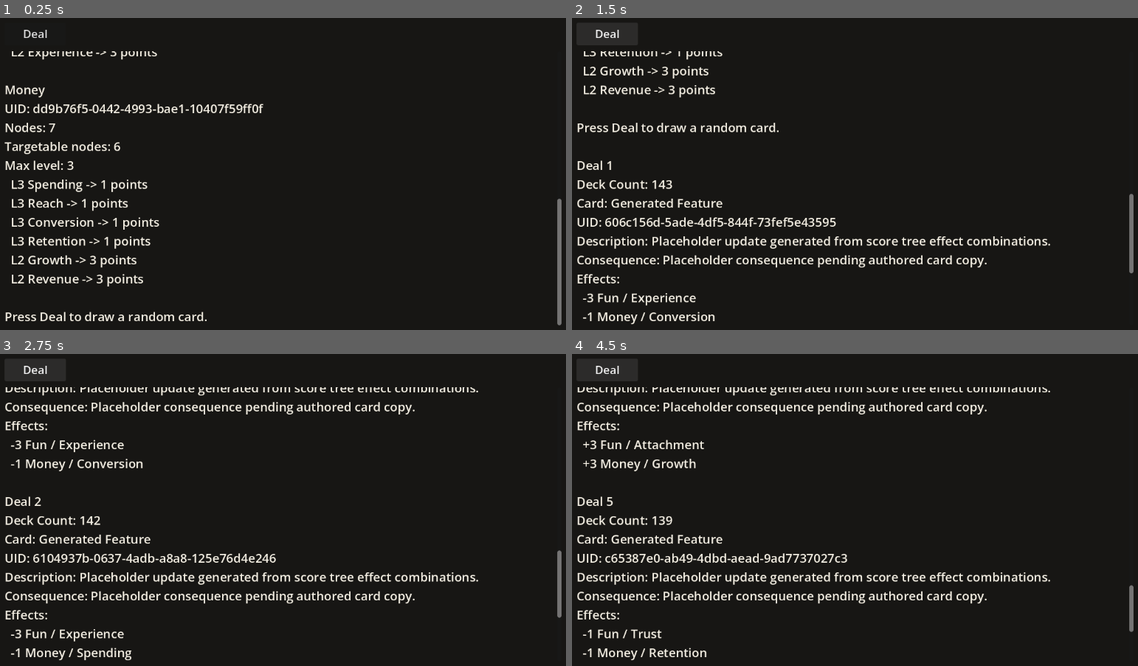
Above: before the commit, frames 1-4 (two rows, left to right).
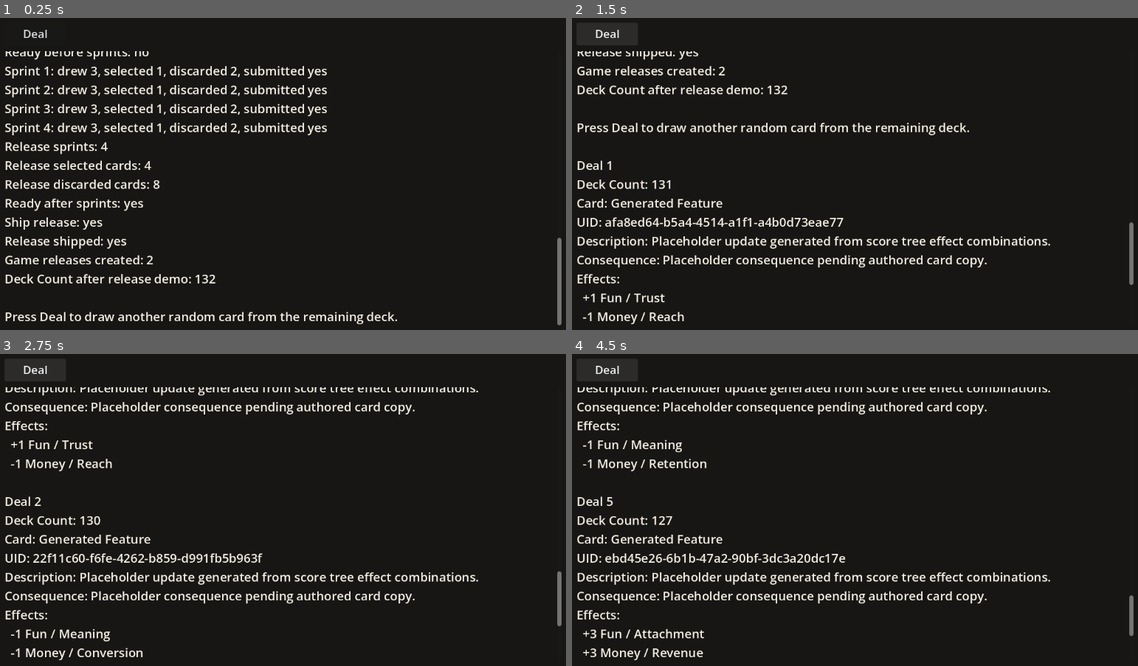
Above: after the commit, the same moments.

Repository: Josephblt/patch-notes
Game: Godot game, scene res://scenes/test_scene.tscn
Same seed, same stepped clock (60 frames per second), same inputs: the game is played once before the commit and once after it.
Inputs:
- Up to frame 1 (0.25 s): no input
- Up to frame 2 (1.5 s): click "Deal" at 0.5 s; click "Deal" at 1.25 s
- Up to frame 3 (2.75 s): click "Deal" at 2 s
- Up to frame 4 (4.5 s): tap Enter at 2.75, 4.25 s; tap Space at 3.5 s

The runs differ from the first frame. In frame 1, 7.9% of the frame differs, in the area x 0-100%, y 10-99%; in frame 2, 3.4%; in frame 3, 1.9%; in frame 4, 2.4%.

Commit message:
Add game run lifecycle model
Closes #15

Diff:
--- /dev/null
+++ b/src/scripts/models/lifecycle/game_run.gd
@@ -0,0 +1,63 @@
+class_name GameRun
+extends RefCounted
+
+
+const RELEASE_COUNT: int = 4
+const CARDS_PER_SPRINT: int = 3
+
+var _feature_deck: FeatureDeck
+var _releases: Array[Release]
+var _current_release: Release
+
+
+func _init(run_feature_deck: FeatureDeck) -> void:
+	_feature_deck = run_feature_deck
+	_releases = []
+	_current_release = Release.new(1)
+	_releases.append(_current_release)
+
+
+func get_current_release() -> Release:
+	return _current_release
+
+
+func get_release_count() -> int:
+	return _releases.size()
+
+
+func start_sprint() -> Sprint:
+	if _current_release == null or _current_release.is_ready_to_ship():
+		return null
+
+	if _feature_deck == null or _feature_deck.get_size() < CARDS_PER_SPRINT:
+		return null
+
+	var sprint_cards: Array[FeatureCard] = []
+
+	for _card_index: int in range(CARDS_PER_SPRINT):
+		sprint_cards.append(_feature_deck.draw())
+
+	return Sprint.new(_current_release.get_sprint_count() + 1, sprint_cards)
+
+
+func submit_sprint(sprint: Sprint) -> bool:
+	if sprint == null or _current_release == null or _current_release.is_ready_to_ship():
+		return false
+
+	if not sprint.is_submitted():
+		sprint.submit()
+
+	return _current_release.add_sprint(sprint)
+
+
+func ship_current_release() -> bool:
+	if _current_release == null or not _current_release.ship():
+		return false
+
+	if _releases.size() == RELEASE_COUNT:
+		_current_release = null
+		return true
+
+	_current_release = Release.new(_releases.size() + 1)
+	_releases.append(_current_release)
+	return true
--- a/src/scripts/models/lifecycle/release.gd
+++ b/src/scripts/models/lifecycle/release.gd
@@ -19,6 +19,10 @@
 	return _number
 
 
+func get_sprint_count() -> int:
+	return _sprints.size()
+
+
 func is_ready_to_ship() -> bool:
 	if _sprints.size() != SPRINT_COUNT:
 		return false
@@ -32,6 +36,24 @@
 
 func is_shipped() -> bool:
 	return _shipped
+
+
+func get_selected_card_count() -> int:
+	var selected_card_count: int = 0
+
+	for sprint: Sprint in _sprints:
+		selected_card_count += sprint.get_selected_card_count()
+
+	return selected_card_count
+
+
+func get_discarded_card_count() -> int:
+	var discarded_card_count: int = 0
+
+	for sprint: Sprint in _sprints:
+		discarded_card_count += sprint.get_discarded_card_count()
+
+	return discarded_card_count
 
 
 func add_sprint(sprint: Sprint) -> bool:
--- a/src/scripts/models/lifecycle/sprint.gd
+++ b/src/scripts/models/lifecycle/sprint.gd
@@ -46,24 +46,12 @@
 	return true
 
 
-func get_selected_cards() -> Array[FeatureCard]:
-	var selected_cards: Array[FeatureCard] = []
-
-	for feature_card: FeatureCard in _feature_cards:
-		if _is_card_selected(feature_card.get_uid()):
-			selected_cards.append(feature_card)
-
-	return selected_cards
+func get_selected_card_count() -> int:
+	return _selected_card_uids.size()
 
 
-func get_discarded_cards() -> Array[FeatureCard]:
-	var discarded_cards: Array[FeatureCard] = []
-
-	for feature_card: FeatureCard in _feature_cards:
-		if not _is_card_selected(feature_card.get_uid()):
-			discarded_cards.append(feature_card)
-
-	return discarded_cards
+func get_discarded_card_count() -> int:
+	return _feature_cards.size() - _selected_card_uids.size()
 
 
 func submit() -> bool:
--- a/src/scripts/test_scene.gd
+++ b/src/scripts/test_scene.gd
@@ -4,6 +4,7 @@
 
 var score_trees: Array[ScoreTree] = []
 var feature_deck: FeatureDeck
+var game_run: GameRun
 var console_lines: Array[String] = []
 var dealt_count: int = 0
 
@@ -16,6 +17,7 @@
 	score_trees = ScoreTreeLoader.load_many_from_json_dir(SCORE_TREE_DIR)
 	feature_deck = FeatureDeckBuilder.build(score_trees)
 	feature_deck.shuffle()
+	game_run = GameRun.new(feature_deck)
 	deal_button.pressed.connect(_on_deal_button_pressed)
 
 	_print_line("PATCH NOTES")
@@ -30,7 +32,10 @@
 		_print_lines(_describe_score_tree(score_tree))
 
 	_print_line("")
-	_print_line("Press Deal to draw a random card.")
+	_print_lines(_describe_release_demo())
+
+	_print_line("")
+	_print_line("Press Deal to draw another random card from the remaining deck.")
 
 
 func _on_deal_button_pressed() -> void:
@@ -69,6 +74,56 @@
 	return lines
 
 
+func _describe_release_demo() -> Array[String]:
+	var lines: Array[String] = []
+	var release: Release = game_run.get_current_release()
+
+	lines.append("Release %d" % release.get_number())
+	lines.append("Ready before sprints: %s" % _format_bool(release.is_ready_to_ship()))
+
+	for sprint_index: int in range(Release.SPRINT_COUNT):
+		var sprint: Sprint = game_run.start_sprint()
+
+		if sprint == null:
+			lines.append("Sprint %d: could not draw %d cards" % [
+				sprint_index + 1,
+				GameRun.CARDS_PER_SPRINT,
+			])
+			continue
+
+		var sprint_cards: Array[FeatureCard] = sprint.get_feature_cards()
+
+		if not sprint_cards.is_empty():
+			sprint.select_card(sprint_cards[0].get_uid())
+
+		game_run.submit_sprint(sprint)
+		lines.append("Sprint %d: drew %d, selected %d, discarded %d, submitted %s" % [
+			sprint.get_number(),
+			sprint_cards.size(),
+			sprint.get_selected_card_count(),
+			sprint.get_discarded_card_count(),
+			_format_bool(sprint.is_submitted()),
+		])
+
+	lines.append("Release sprints: %d" % release.get_sprint_count())
+	lines.append("Release selected cards: %d" % release.get_selected_card_count())
+	lines.append("Release discarded cards: %d" % release.get_discarded_card_count())
+	lines.append("Ready after sprints: %s" % _format_bool(release.is_ready_to_ship()))
+	lines.append("Ship release: %s" % _format_bool(game_run.ship_current_release()))
+	lines.append("Release shipped: %s" % _format_bool(release.is_shipped()))
+	lines.append("Game releases created: %d" % game_run.get_release_count())
+	lines.append("Deck Count after release demo: %d" % feature_deck.get_size())
+
+	return lines
+
+
+func _format_bool(value: bool) -> String:
+	if value:
+		return "yes"
+
+	return "no"
+
+
 func _describe_effect(effect: FeatureEffect) -> String:
 	var score_tree: ScoreTree = _find_score_tree(effect.get_tree_uid())
 
